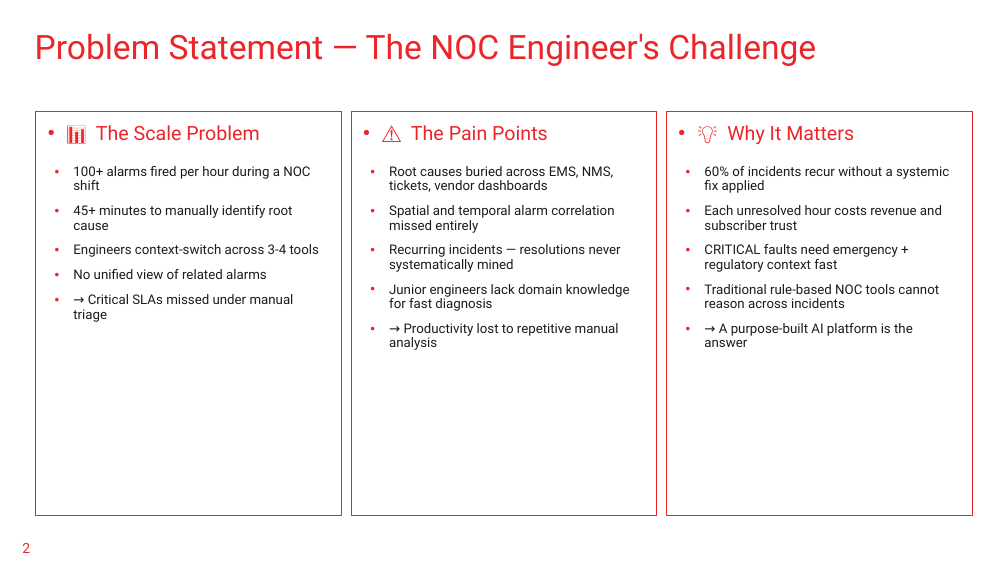
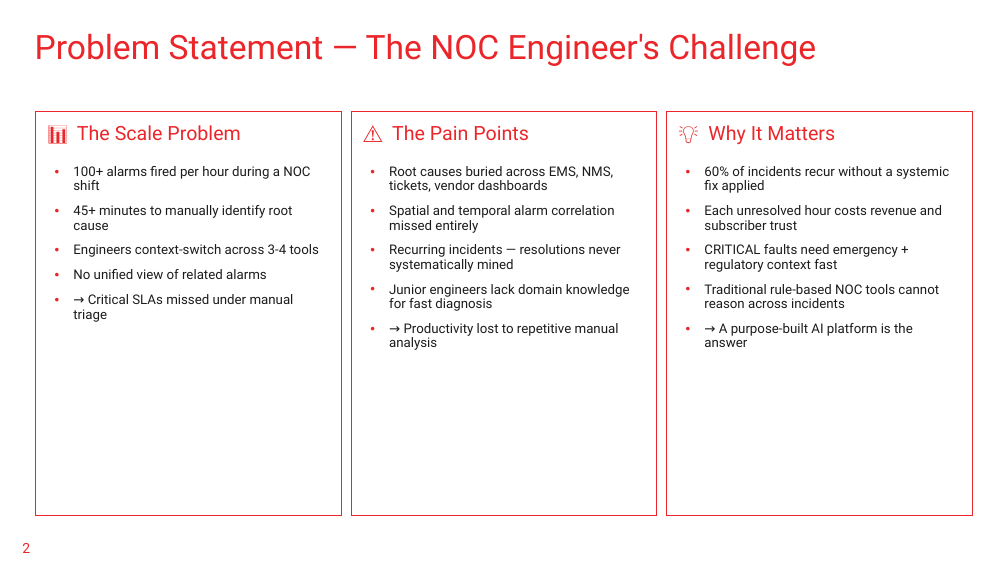
Before and after one commit to abuthahir-19/FaultSenseAI, a slide deck: slide 2 of PANEL_PRESENTATION.pptx. Drawn at 1008x567 pixels with LibreOffice and Linux fonts; fonts in the diff are those of the drawing; background and template pictures are left out. Boxes give left, top, right and bottom in pixels: in the first picture for what was removed or moved away, otherwise in the second. Text is boxed around its words. In the diff, an @@ line names an element or a change of style, - is before the commit and + after.

```diff
--- a/PANEL_PRESENTATION.pptx
+++ b/PANEL_PRESENTATION.pptx
@@ bullet • to none in 3 elements at (x1=36, y1=112, x2=342, y2=516), (x1=351, y1=112, x2=656, y2=516), (x1=666, y1=112, x2=972, y2=516) @@
```
Also in this commit, not shown: 8 other slides changed, 3 slides removed, 14 other files.
